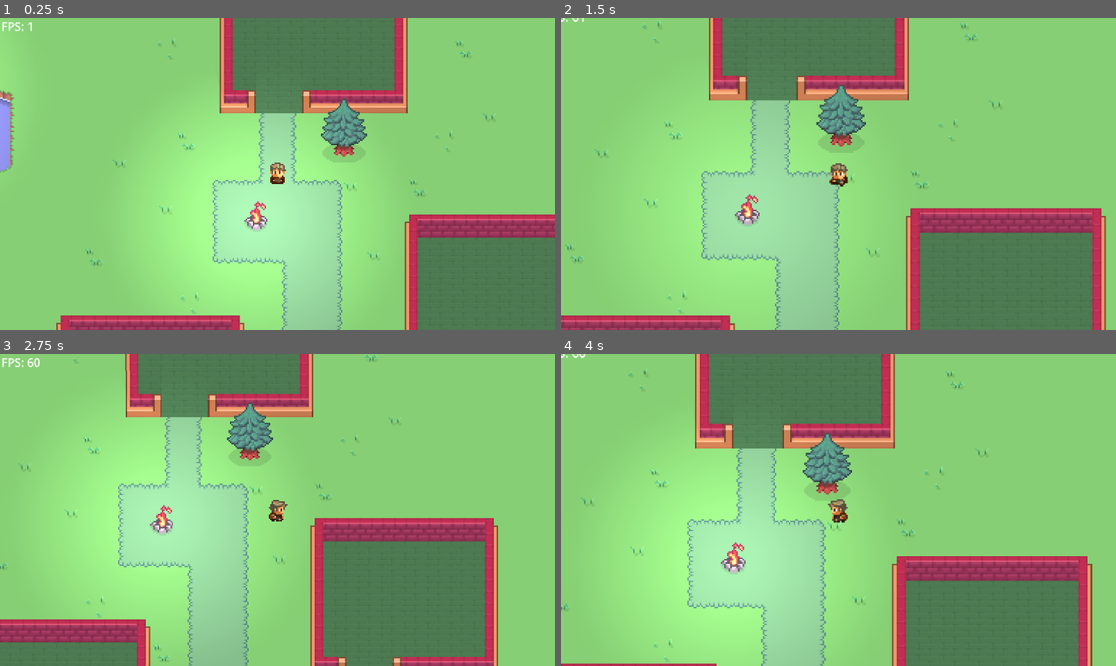
Above: before the commit, frames 1-4 (two rows, left to right).
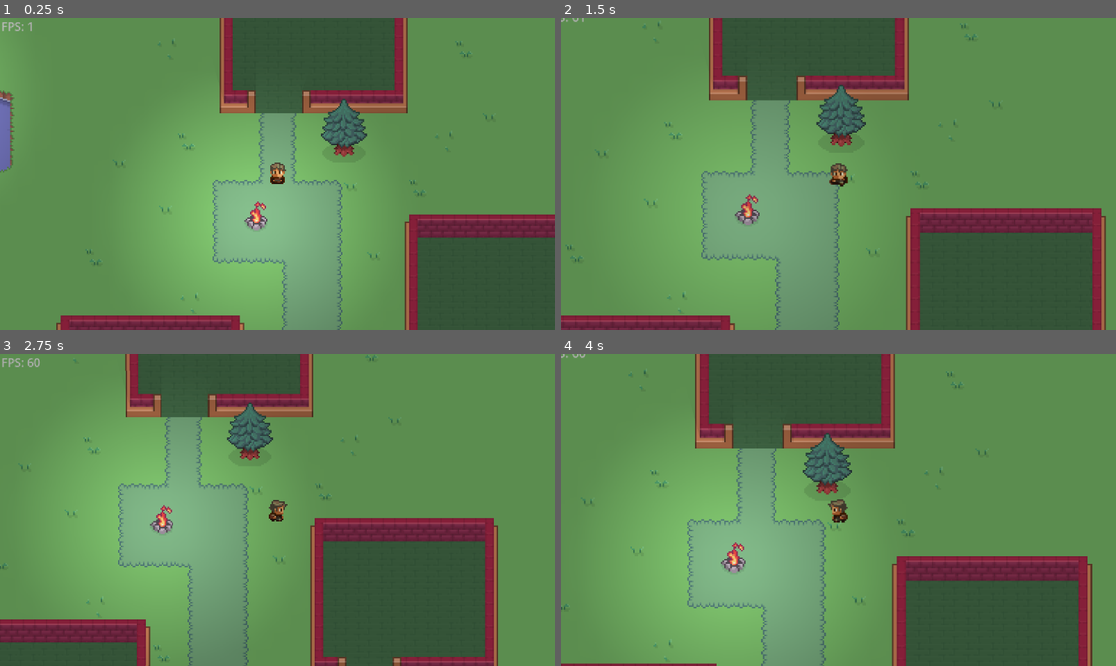
Above: after the commit, the same moments.

Repository: Kaninchen221/ProjectRabbitHole
Game: Godot game, scene res://Content/Levels/test_level.tscn
Two runs of this game, one before a commit and one after it. Both use one fixed random seed, a clock stepped at 60 frames per second and the inputs below.
Inputs (mouse positions are in pixels of both pictures, inside the frame that each line leads up to):
- Up to frame 1 (0.25 s): no input
- Up to frame 2 (1.5 s): tap Enter at 0.5 s; move the mouse to (960, 158) at 0.52 s; hold D (Player_Move_Right) 0.53-1.28 s; hold Shift (Player_Move_Run) 0.53-1.28 s; move the mouse to (727, 189) at 1.27 s; hold S (Player_Move_Down) from 1.28 s (still down); tap Mouse wheel up (Player_Zoom_Camera_In) at 1.35 s
- Up to frame 3 (2.75 s): move the mouse to (333, 441) at 2.02 s; release S (Player_Move_Down) at 2.03 s; hold D (Player_Move_Right) from 2.03 s (still down); tap Mouse wheel down (Player_Zoom_Camera_Out) at 2.1 s
- Up to frame 4 (4 s): move the mouse to (810, 572) at 2.77 s; release D (Player_Move_Right) at 2.78 s; hold W (Player_Move_Up) 2.78-3.53 s; tap Shift (Player_Move_Run) at 2.85 s; move the mouse to (1005, 556) at 3.52 s; hold A (Player_Move_Left) from 3.53 s (still down); tap Mouse wheel up (Player_Zoom_Camera_In) at 3.6 s

The runs differ from the first frame. In frame 1, 100% of the frame differs, in the area x 0-100%, y 0-100%; in frame 2, 100%; in frame 3, 100%; in frame 4, 100%.

Commit message:
Mark as tool to see the effect in the editor

Diff:
--- a/Content/Actors/Light/PulsatingLight.gd
+++ b/Content/Actors/Light/PulsatingLight.gd
@@ -1,16 +1,13 @@
+@tool
 extends PointLight2D
 
 @export var curve: Curve
 @export_range(0, 1) var min_light_energy : float
 @export_range(0, 1) var max_light_energy : float
-@export_range(0, 1) var time : float
 @export_range(-1, 1, 2) var direction_light_energy : float
 @export var pause : bool = true
 @export_range(0.0, 100.0) var time_modifier : float
-
-var diff_light_energy
-func _ready() -> void:
-	diff_light_energy = max_light_energy - min_light_energy
+@export_range(0, 1) var time : float
 
 func _process(delta: float) -> void:
 	if time >= 1:
@@ -23,7 +20,8 @@
 	if not pause:
 		time += delta * time_modifier * direction_light_energy
 
+	set_energy(calculate_light_energy())
+
+func calculate_light_energy():
 	var sampled_value = curve.sample(time)
-	var current_light_energy = sampled_value * diff_light_energy + min_light_energy
-
-	set_energy(current_light_energy)
+	return sampled_value * (max_light_energy - min_light_energy) + min_light_energy
--- a/Content/Levels/test_level.tscn
+++ b/Content/Levels/test_level.tscn
@@ -37,10 +37,10 @@
 position = Vector2(1446, 1415)
 
 [node name="DayNight" parent="Player/CharacterBody2D" index="4"]
-visible = false
+energy = 0.317
 min_light_energy = 0.317
-time = 0.0
-time_modifier = 0.05
+time_modifier = 0.535
+time = 0.165
 
 [node name="Campfire" parent="." instance=ExtResource("2_p44cn")]
 z_index = 2
@@ -58,9 +58,6 @@
 [node name="Village_house_0" parent="Houses" instance=ExtResource("4_qks4f")]
 position = Vector2(1479, 1333)
 
-[node name="Village_house_1" parent="Houses" instance=ExtResource("4_qks4f")]
-position = Vector2(1049, 1201)
-
 [node name="Village_house_2" parent="Houses" instance=ExtResource("4_qks4f")]
 position = Vector2(1366, 1585)
 
